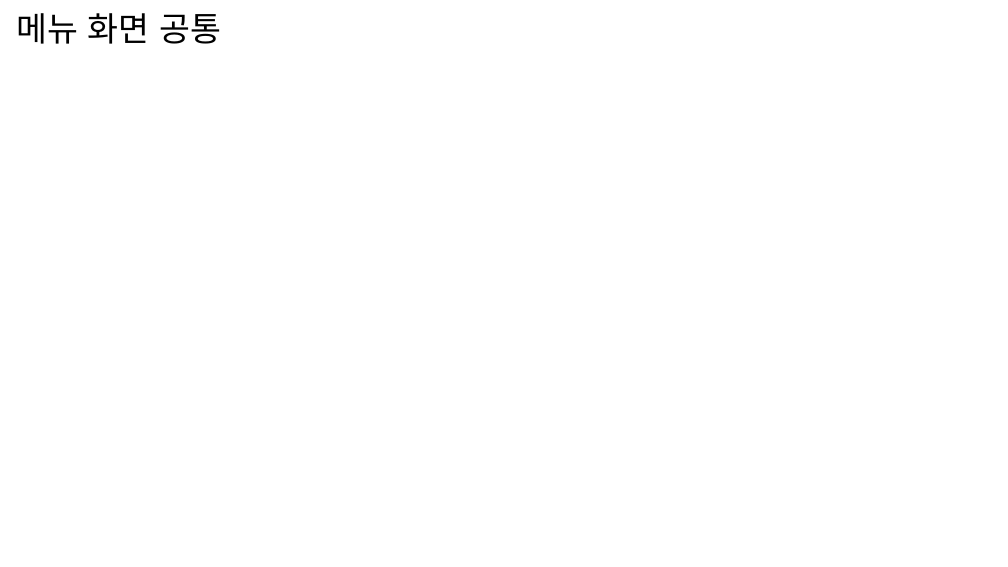
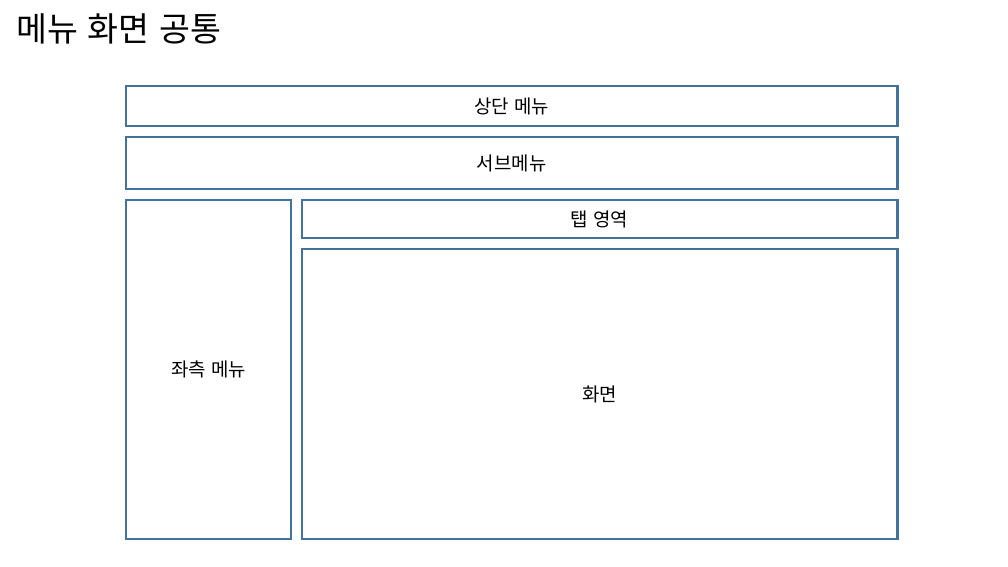
Before and after one commit to woowek/Documents, a slide deck: slide 4 of 지난 프로젝트/한국해양교통안전공단/종합 정리/ppt/서버 구성.pptx. Drawn at 1008x567 pixels with LibreOffice and Linux fonts; fonts in the diff are those of the drawing. Boxes give left, top, right and bottom in pixels: in the first picture for what was removed or moved away, otherwise in the second. Text is boxed around its words. In the diff, an @@ line names an element or a change of style, - is before the commit and + after.

```diff
--- a/지난 프로젝트/한국해양교통안전공단/종합 정리/ppt/서버 구성.pptx
+++ b/지난 프로젝트/한국해양교통안전공단/종합 정리/ppt/서버 구성.pptx
@@ rectangle added at (126, 86, 898, 127), fill #FFFFFF, outline #43739E 2 pt, 18 pt, text #000000 @@
+상단 메뉴
@@ rectangle added at (126, 138, 898, 189), fill #FFFFFF, outline #43739E 2 pt, 18 pt, text #000000 @@
+서브메뉴
@@ rectangle added at (126, 200, 291, 538), fill #FFFFFF, outline #43739E 2 pt, 18 pt, text #000000 @@
+좌측 메뉴
@@ rectangle added at (302, 200, 898, 238), fill #FFFFFF, outline #43739E 2 pt, 18 pt, text #000000 @@
+탭 영역
@@ rectangle added at (302, 250, 898, 539), fill #FFFFFF, outline #43739E 2 pt, 18 pt, text #000000 @@
+화면
```
Also in this commit, not shown: 4 other files.
